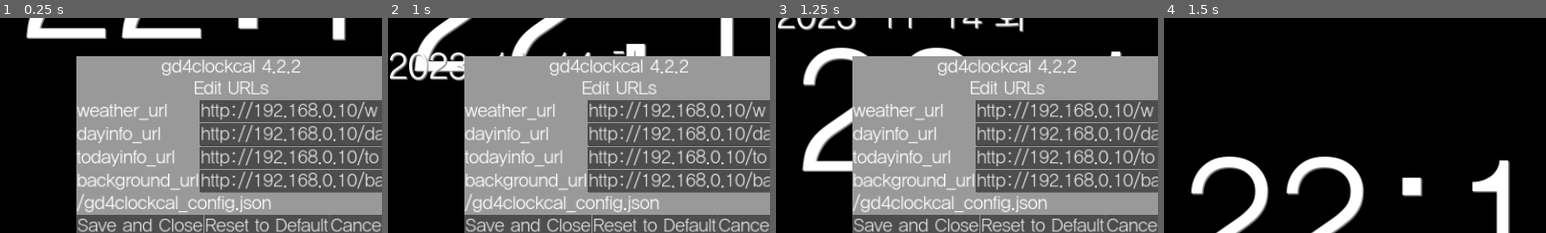
Above: before the commit, frames 1-4 (left to right).
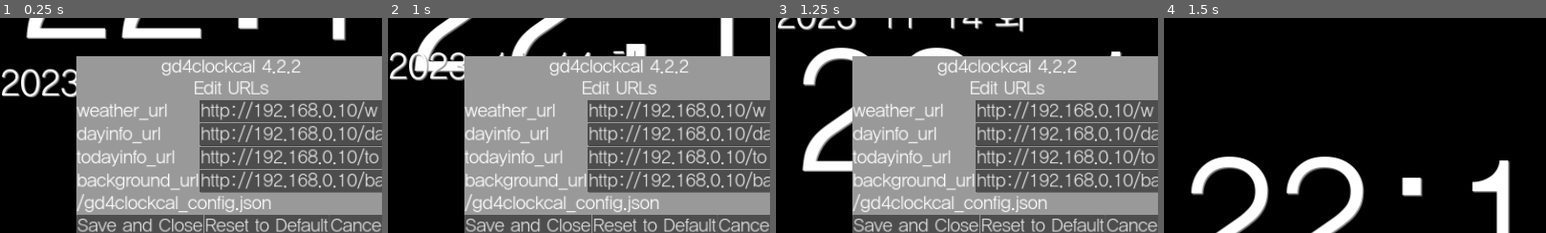
Above: after the commit, the same moments.

Repository: kasworld/gd4clockcal
Game: Godot game, scene res://main.tscn
Two runs of this game, one before a commit and one after it. Both use one fixed random seed, a clock stepped at 60 frames per second and the inputs below.
Inputs (mouse positions are % of the whole screen's width and height, from its top left):
- Up to frame 1 (0.25 s): no input
- Up to frame 2 (1 s): tap Enter at 0.5, 0.6 s; move the mouse to (72, 45) at 0.52 s; hold Up from 0.53 s (still down); click (72, 45) at 0.67 s; tap Space at 0.77 s
- Up to frame 3 (1.25 s): keep holding Up
- Up to frame 4 (1.5 s): move the mouse to (30, 55) at 1.27 s; release Up at 1.28 s; tap Enter at 1.35 s
The pictures show only the part of the screen within x 0-50%, y 24-74%; the shares and areas given below are measured in that part.

The runs differ from the first frame. In frame 1, 1.3% of the frame differs, in the area x 0-20%, y 23-37%; in frame 2, nothing differs; in frame 3, nothing differs; in frame 4, nothing differs.
Error in both runs: Attempt to call function 'store_line' in base 'null instance' on a null instance. (res://config.gd:29)

Commit message:
clear on req fail

Diff:
--- a/dayinfo.gd
+++ b/dayinfo.gd
@@ -28,6 +28,11 @@
 	["2023-08-20", 2 , "2일 반복" ],
 ]
 """
+
+func clear()->void:
+	day_repeat_list.clear()
+	data_dict.clear()
+
 # return true if added
 func add_day_repeat_data(k :String, v :String)->bool:
 	var klist = k.split("/", false,1)
@@ -41,8 +46,7 @@
 	return true
 
 func make(text:String)->void:
-	data_dict = {}
-	day_repeat_list = []
+	clear()
 	var lines = text.strip_edges().split("\n", false,0)
 	for s in lines :
 		var slist = s.strip_edges().split(" ", false,1)
--- a/info_label/info_label.gd
+++ b/info_label/info_label.gd
@@ -16,21 +16,24 @@
 	weather_info = split2list( text )
 	update_info_label()
 func weather_fail()->void:
-	pass
+	weather_info.clear()
+	update_info_label()
 
 var day_info = DayInfo.new()
 func dayinfo_success(body)->void:
 	day_info.make(body.get_string_from_utf8())
 	update_info_label()
 func dayinfo_fail()->void:
-	pass
+	day_info.clear()
+	update_info_label()
 
 var today_info :Array[String]
 func todayinfo_success(body)->void:
 	today_info = split2list( body.get_string_from_utf8().strip_edges() )
 	update_info_label()
 func todayinfo_fail()->void:
-	pass
+	today_info.clear()
+	update_info_label()
 
 func update_color()->void:
 	var co = Global.colors.infolabel
--- a/main.gd
+++ b/main.gd
@@ -153,7 +153,7 @@
 		bgTexture.set_size_override(get_viewport_rect().size)
 		$BackgroundSprite.texture = bgTexture
 func bgimage_fail()->void:
-	pass
+	$BackgroundSprite.texture = null
 
 # return darkmode by time
 func get_color_by_time()->bool:
